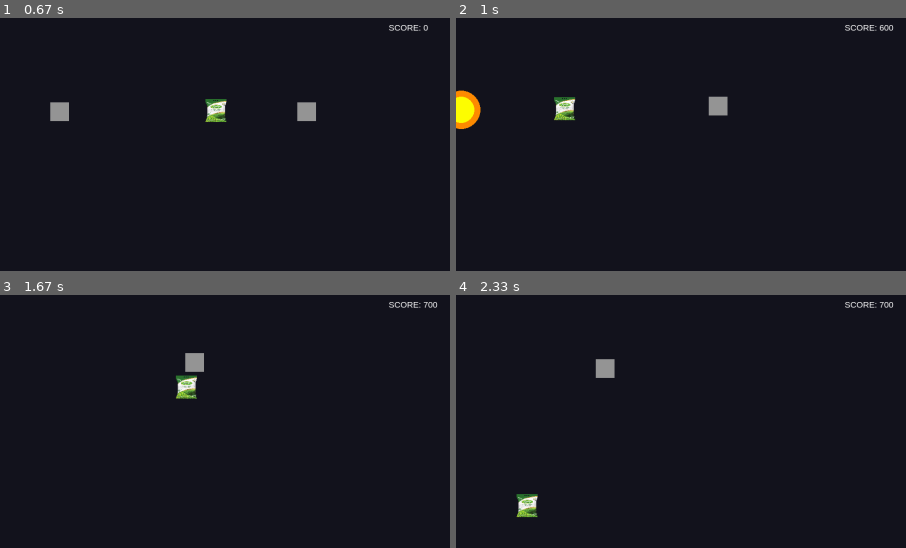
Above: before the commit, frames 1-4 (two rows, left to right).
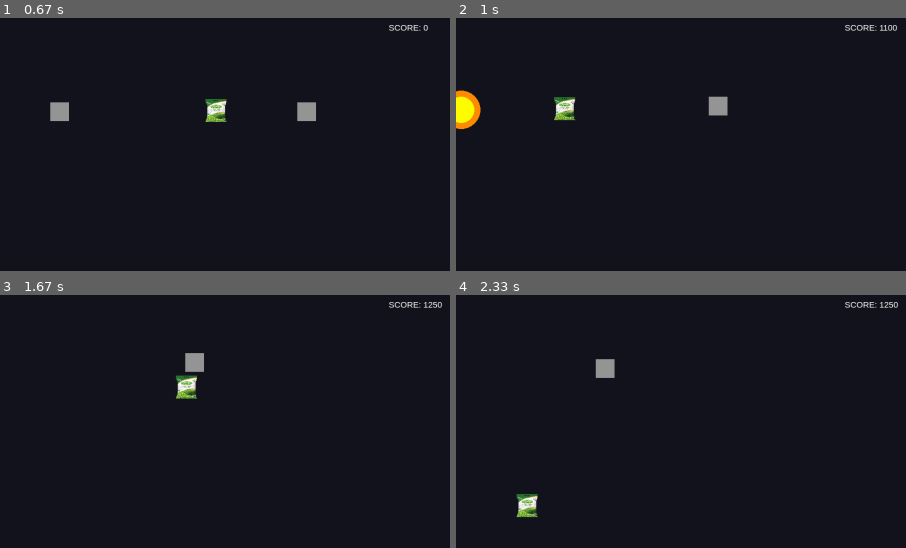
Above: after the commit, the same moments.

Repository: SayaUSB/FP-PBO-Pygame
Game: pygame game, started from test.py
Two runs of this game, one before a commit and one after it. Both use one fixed random seed, a clock stepped at 60 frames per second and the inputs below.
Inputs:
- Up to frame 1 (0.67 s): tap G at 0.33 s
- Up to frame 2 (1 s): hold Right from 0.67 s (still down); tap F at 0.73 s; tap G at 0.82 s
- Up to frame 3 (1.67 s): tap F at 1.03, 1.23, 1.57 s; release Right at 1.13 s; hold Up 1.17-1.47 s; tap C at 1.32 s; hold Right from 1.5 s (still down)
- Up to frame 4 (2.33 s): tap F at 1.87, 2.07 s; release Right at 1.97 s; hold Left from 2 s (still down); tap G at 2.15 s
The pictures show only the part of the screen within x 49-99%, y 0-50%; the shares and areas given below are measured in that part.

Frame 1 is identical in both runs. In frame 2, less than 0.1% of the frame differs, in the area x 94-98%, y 2-6%; in frame 3, less than 0.1%; in frame 4, less than 0.1%.

Commit message:
feat: New scoring system

Diff:
--- a/test.py
+++ b/test.py
@@ -27,8 +27,6 @@
 PURPLE = (128, 0, 128)
 SEMI_TRANSPARENT_BLACK = (0, 0, 0, 180)
 
-# --- VISUAL EFFECTS ---
-
 class Explosion(pygame.sprite.Sprite):
     def __init__(self, x, y):
         super().__init__()
@@ -64,10 +62,8 @@
         if self.timer <= 0:
             self.kill()
 
-# --- PROJECTILES ---
-
 class Bullet(pygame.sprite.Sprite):
-    def __init__(self, x, y, dx, dy, damage=10, is_enemy=False, is_hmg=False, bullet_img=None):
+    def __init__(self, x, y, dx, dy, damage=10, is_enemy=False, is_hmg=False, bullet_img=None, miss_callback=None):
         super().__init__()
         if bullet_img:
             self.image = bullet_img
@@ -89,6 +85,7 @@
 
         self.damage = damage
         self.is_enemy = is_enemy
+        self.miss_callback = miss_callback
 
     def update(self):
         self.pos_x += self.vel_x * DT
@@ -97,9 +94,15 @@
         self.rect.centerx = int(self.pos_x)
         self.rect.centery = int(self.pos_y)
 
+        # Logic Bullet Miss
         if self.rect.right < -100 or self.rect.left > 100000:
+            if self.miss_callback and not self.is_enemy:
+                self.miss_callback(5)
             self.kill()
+
         if self.rect.y > SCREEN_HEIGHT + 100 or self.rect.y < -100:
+            if self.miss_callback and not self.is_enemy:
+                self.miss_callback(5)
             self.kill()
 
 class Missile(pygame.sprite.Sprite):
@@ -156,7 +159,7 @@
             self.kill()
 
 class Grenade(pygame.sprite.Sprite):
-    def __init__(self, x, y, direction, is_enemy=False):
+    def __init__(self, x, y, direction, is_enemy=False, miss_callback=None):
         super().__init__()
         self.image = pygame.Surface((16, 16))
         color = RED if is_enemy else ORANGE
@@ -174,6 +177,7 @@
         self.timer = 60
         self.explode_now = False
         self.is_enemy = is_enemy
+        self.miss_callback = miss_callback # Penalti grenade miss
 
     def update(self):
         self.vel_y += GRAVITY * DT
@@ -188,7 +192,11 @@
         if self.timer <= 0:
             self.explode_now = True
 
-# --- ITEMS ---
+        # Jika jatuh ke jurang (miss)
+        if self.rect.y > SCREEN_HEIGHT + 200:
+            if self.miss_callback and not self.is_enemy:
+                self.miss_callback(200) # Penalti besar 200 poin
+            self.kill()
 
 class Item(pygame.sprite.Sprite):
     def __init__(self, x, y, color, type_name):
@@ -244,11 +252,10 @@
         if self.timer <= 0:
             self.kill()
 
-# --- CHARACTERS ---
-
 class Player(pygame.sprite.Sprite):
-    def __init__(self):
+    def __init__(self, game_ref):
         super().__init__()
+        self.game_ref = game_ref
         self.image = pygame.Surface((30, 50))
         self.image.fill(BLUE)
         self.rect = self.image.get_rect()
@@ -309,7 +316,8 @@
             self.on_ground = False
 
         if keys[pygame.K_g] and self.grenade_cd <= 0 and not self.is_shielding:
-            g = Grenade(self.rect.centerx, self.rect.centery, self.facing)
+            # Pass callback penalty grenade miss
+            g = Grenade(self.rect.centerx, self.rect.centery, self.facing, miss_callback=self.game_ref.apply_miss_penalty)
             all_sprites.add(g)
             grenades.add(g)
             self.grenade_cd = self.max_grenade_cd
@@ -332,7 +340,8 @@
         is_hmg = (self.weapon_type == "hmg")
         dmg = 25 if is_hmg else 20
 
-        b = Bullet(self.rect.centerx, self.rect.centery, dx, dy, damage=dmg, is_hmg=is_hmg)
+        # Pass callback penalty bullet miss
+        b = Bullet(self.rect.centerx, self.rect.centery, dx, dy, damage=dmg, is_hmg=is_hmg, miss_callback=self.game_ref.apply_miss_penalty)
         all_sprites.add(b)
         bullets.add(b)
 
@@ -357,9 +366,13 @@
                 effects_group.add(slash)
 
                 self.melee_cd = 40
+
+                # Bonus: Melee Kill
+                add_score_callback(50)
+
                 if e.hp <= 0:
                     spawn_loot_callback(e)
-                    add_score_callback(e)
+                    add_score_callback(e.score_val) # Kill Bonus
                     e.kill()
                 break
 
@@ -373,6 +386,7 @@
                 self.is_shielding = False
         else:
             self.hp -= amount
+            self.game_ref.apply_damage_penalty(50) # Damage Penalty
 
     def update(self, platforms):
         self.vel_y += GRAVITY * DT
@@ -414,10 +428,8 @@
             elif self.shield < self.max_shield:
                 self.shield += 0.5 * DT
 
-# --- ENEMIES ---
-
 class Enemy(pygame.sprite.Sprite):
-    def __init__(self, x, y, color, hp, type_name, score_val):
+    def __init__(self, x, y, color, hp, type_name, score_val, hit_score):
         super().__init__()
         self.image = pygame.Surface((40, 40))
         self.image.fill(color)
@@ -431,6 +443,7 @@
         self.max_hp = hp
         self.type_name = type_name
         self.score_val = score_val
+        self.hit_score = hit_score
         self.shoot_timer = random.randint(0, 100)
 
     def check_bounds(self):
@@ -439,7 +452,7 @@
 
 class Soldier(Enemy):
     def __init__(self, x, y):
-        super().__init__(x, y, RED, 30, 'soldier', 100)
+        super().__init__(x, y, RED, 30, 'soldier', 100, 10)
         self.vel_y = 0
         self.facing = -1
         self.speed = 2
@@ -479,7 +492,7 @@
 
 class Tank(Enemy):
     def __init__(self, x, y):
-        super().__init__(x, y, DARK_GREEN, 120, 'tank', 500)
+        super().__init__(x, y, DARK_GREEN, 120, 'tank', 300, 30)
         self.image = pygame.Surface((90, 60))
         self.image.fill(DARK_GREEN)
         self.rect = self.image.get_rect()
@@ -521,7 +534,7 @@
 
 class Helicopter(Enemy):
     def __init__(self, x, y):
-        super().__init__(x, y, GREY, 60, 'heli', 300)
+        super().__init__(x, y, GREY, 60, 'heli', 500, 50)
         self.start_y = y
         self.phase = 0
         self.pos_x = float(x)
@@ -548,11 +561,9 @@
             all_sprites.add(b)
             self.shoot_timer = 0
 
-# --- BOSS ---
-
 class BossHelicopter(Enemy):
     def __init__(self, x, y):
-        super().__init__(x, y, PURPLE, 5000, 'boss_heli', 10000)
+        super().__init__(x, y, PURPLE, 5000, 'boss_heli', 10000, 100)
         self.image = pygame.Surface((200, 100))
         self.image.fill(PURPLE)
         pygame.draw.rect(self.image, DARK_GREEN, (10, 10, 180, 80))
@@ -631,7 +642,7 @@
     def __init__(self):
         pygame.init()
         self.screen = pygame.display.set_mode((SCREEN_WIDTH, SCREEN_HEIGHT))
-        pygame.display.set_caption("Metal Slug: Boss Fight Update")
+        pygame.display.set_caption("Metal Slug: Clone")
         self.clock = pygame.time.Clock()
         self.running = True
         self.font = pygame.font.SysFont("Arial", 18)
@@ -667,7 +678,6 @@
             f.write(str(self.highscore))
 
     def new_game(self):
-        # Definisikan variabel boss sebelum generate chunk
         self.boss_fight_active = False
         self.next_boss_score = 10000
 
@@ -688,12 +698,24 @@
         self.items = pygame.sprite.Group()
         self.effects = pygame.sprite.Group()
 
-        self.player = Player()
+        self.player = Player(self)
         self.all_sprites.add(self.player)
 
         self.camera_x = 0
         self.world_limit = 0
         self.generate_chunk(0, 1000)
+
+    def apply_miss_penalty(self, amount):
+        if self.game_state == "playing":
+            self.score -= amount
+
+    def apply_damage_penalty(self, amount):
+        if self.game_state == "playing":
+            self.score -= amount
+
+    def add_score(self, amount):
+        if self.game_state == "playing":
+            self.score += int(amount)
 
     def generate_chunk(self, start_x, width):
         if self.boss_fight_active:
@@ -758,9 +780,6 @@
                 self.items.add(item)
                 self.all_sprites.add(item)
 
-    def add_score(self, enemy):
-        self.score += enemy.score_val
-
     def trigger_explosion(self, grenade):
         expl = Explosion(grenade.rect.centerx, grenade.rect.centery)
         self.all_sprites.add(expl)
@@ -772,18 +791,20 @@
             dist = math.hypot(e.rect.centerx - grenade.rect.centerx, e.rect.centery - grenade.rect.centery)
             if dist < EXPLOSION_RADIUS:
                 e.hp -= EXPLOSION_DAMAGE
+                self.add_score(e.hit_score) # Score per damage tick
                 if e.hp <= 0:
                     self.spawn_loot(e)
-                    self.add_score(e)
+                    self.add_score(e.score_val)
                     e.kill()
 
         for b in self.boss_group:
             dist = math.hypot(b.rect.centerx - grenade.rect.centerx, b.rect.centery - grenade.rect.centery)
             if dist < EXPLOSION_RADIUS:
                 b.hp -= EXPLOSION_DAMAGE
+                self.add_score(b.hit_score) # Score per damage tick
                 if b.hp <= 0:
                     self.spawn_loot(b)
-                    self.add_score(b)
+                    self.add_score(b.score_val)
                     b.kill()
                     self.boss_fight_active = False
                     self.next_boss_score += 10000
@@ -870,22 +891,28 @@
             b.update(self.platforms, self.player, self.enemy_bullets, self.all_sprites,
                      missiles_group=self.missiles, grenades_group=self.enemy_grenades)
 
+        # Player vs Enemy
         hits = pygame.sprite.groupcollide(self.enemies, self.bullets, False, True)
         for e, b_list in hits.items():
-            dmg = sum([b.damage for b in b_list])
-            e.hp -= dmg
+            for b in b_list:
+                e.hp -= b.damage
+                self.add_score(e.hit_score) # Score per Hit
+
             if e.hp <= 0:
                 self.spawn_loot(e)
-                self.add_score(e)
+                self.add_score(e.score_val)
                 e.kill()
 
+        # Player vs Boss
         boss_hits = pygame.sprite.groupcollide(self.boss_group, self.bullets, False, True)
         for b, b_list in boss_hits.items():
-            dmg = sum([b.damage for b in b_list])
-            b.hp -= dmg
+            for b in b_list:
+                b.hp -= b.damage
+                self.add_score(b.hit_score) # Score per Hit
+
             if b.hp <= 0:
                 self.spawn_loot(b)
-                self.add_score(b)
+                self.add_score(b.score_val)
                 b.kill()
                 self.boss_fight_active = False
                 self.next_boss_score += 10000
